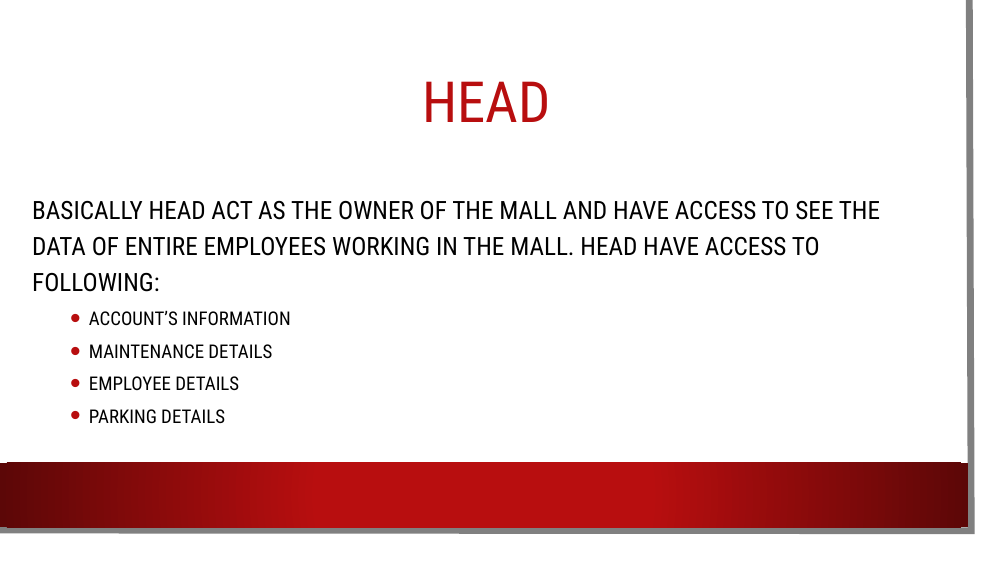
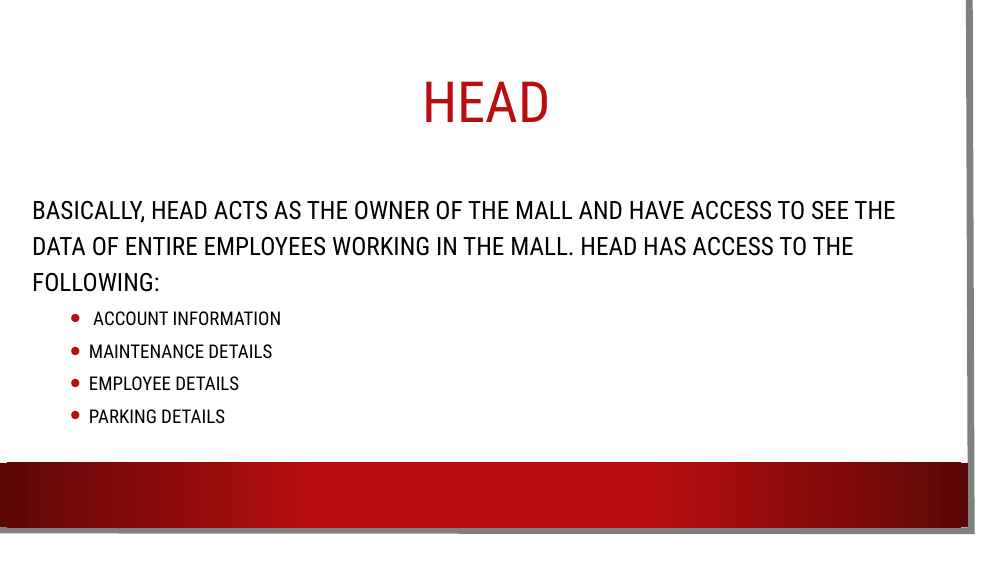
Before and after one commit to SyedKifayat1/OppFinalProject, a slide deck: slide 5 of Opp Project.pptx. Drawn at 1008x567 pixels with LibreOffice and Linux fonts; fonts in the diff are those of the drawing; background and template pictures are left out. Boxes give left, top, right and bottom in pixels: in the first picture for what was removed or moved away, otherwise in the second. Text is boxed around its words. In the diff, an @@ line names an element or a change of style, - is before the commit and + after.

Commit message:
added file
i have added Testing file

```diff
--- a/Opp Project.pptx
+++ b/Opp Project.pptx
@@ text at <box>32,201,895,326</box>: text changed @@
-BASICALLY HEAD ACT AS THE OWNER OF THE MALL AND HAVE ACCESS TO SEE THE DATA OF ENTIRE EMPLOYEES WORKING IN THE MALL. HEAD HAVE ACCESS TO FOLLOWING:
-  • ACCOUNT’S INFORMATION
+BASICALLY, HEAD ACTS AS THE OWNER OF THE MALL AND HAVE ACCESS TO SEE THE DATA OF ENTIRE EMPLOYEES WORKING IN THE MALL. HEAD HAS ACCESS TO THE FOLLOWING:
+  • ACCOUNT INFORMATION
```
Also in this commit, not shown: 2 other slides changed, 1 other file.
